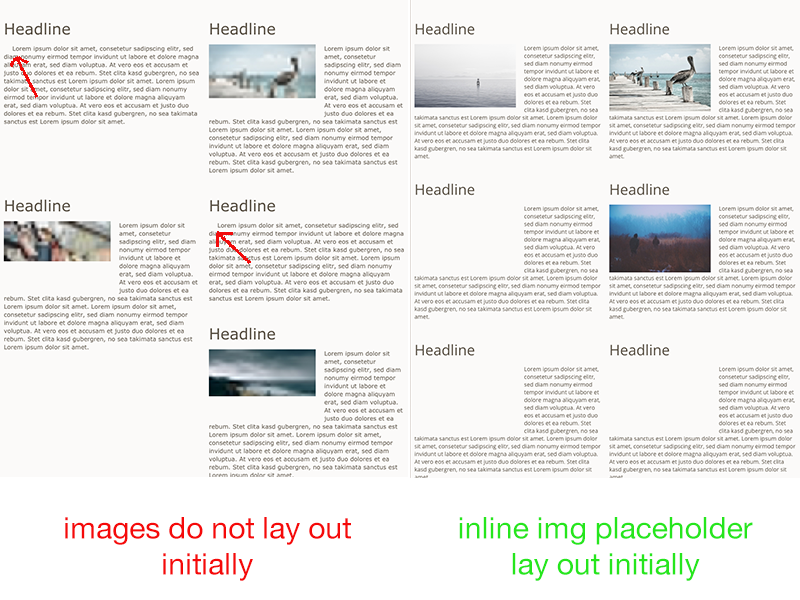
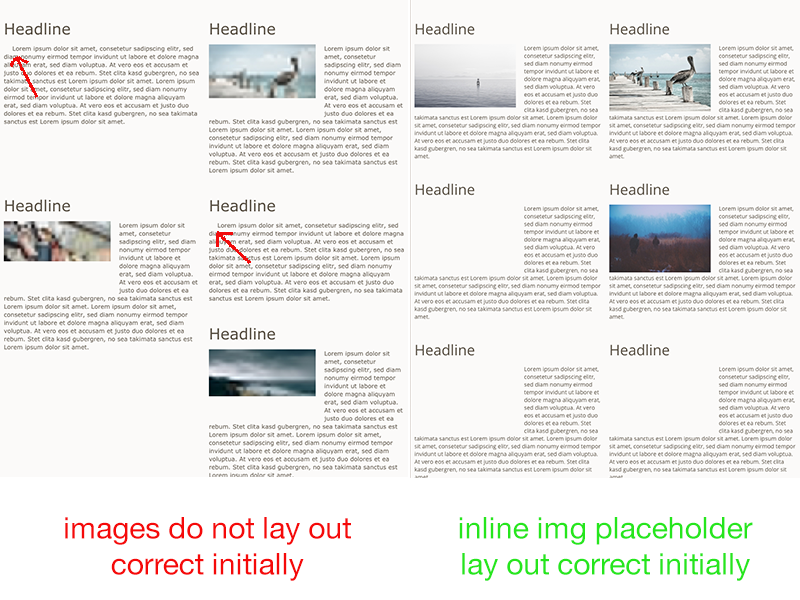
The second 800px x 600px image is a revision of the first. Changes to its layers:
painted on "rechts" over [111, 553, 304, 581]
painted on "links" over [462, 553, 750, 581]
